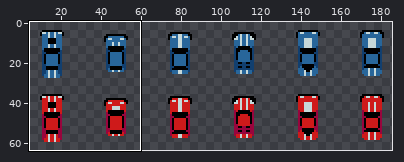
File history of a pixel-art file, Assets/Raw Assets/Cars.aseprite. The first picture is a wide view before the edit; the outline marks the close-up.
Close-up. Old version:
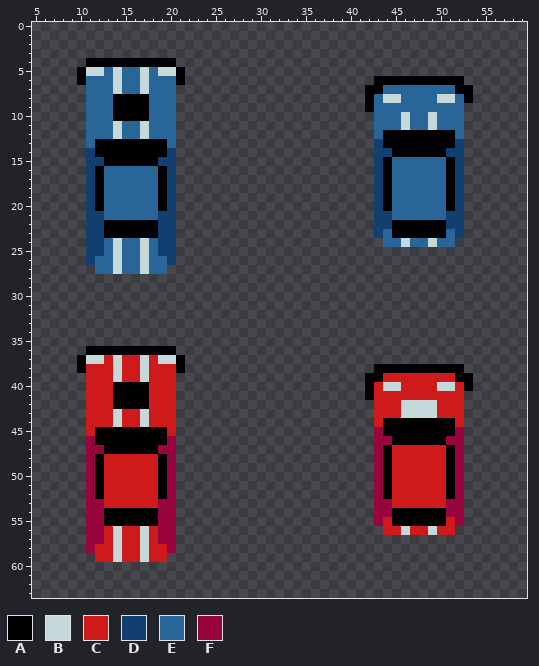
192x64 pixels, 1 frame. Shown: x 5..59, y 0..63. The wide view leaves out empty margins. The commit also changed other parts of the picture, which this record leaves out.
Palette (. is transparent): A #000000  B #c6d8d9  C #ce1a1a  D #113f6f  E #28669a  F #98053d
New version:
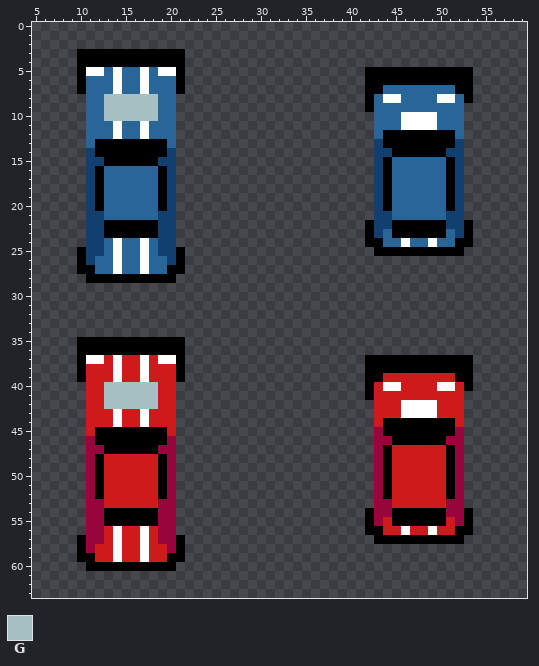
Colours new in this view: G #a6c1c4
The edit:
{"change": "layer \"Layer 3\" added"}
{"colour":"B","old":"#c6d8d9","new":"#ffffff"}
{"where": "layers \"Layer 2\", \"Layer 3\", \"Layer 1\""}
{"y":3,"x":10,"old":"............","new":"AAAAAAAAAAAA"}
{"y":4,"x":10,"old":".","new":"A"}
{"y":4,"x":21,"old":".","new":"A"}
{"y":5,"x":42,"old":"............","new":"AAAAAAAAAAAA"}
{"y":6,"x":42,"old":".","new":"A"}
{"y":6,"x":53,"old":".","new":"A"}
{"y":7,"x":10,"old":".","new":"A"}
{"y":7,"x":21,"old":".","new":"A"}
{"y":8,"x":13,"old":"EAAAAE","new":"GGGGGG"}
{"y":9,"x":13,"old":"EAAAAE","new":"GGGGGG"}
{"y":10,"x":13,"old":"EAAAAE","new":"GGGGGG"}
{"y":10,"x":47,"old":"EE","new":"BB"}
{"y":11,"x":47,"old":"EE","new":"BB"}
{"y":22,"x":42,"old":".","new":"A"}
{"y":22,"x":53,"old":".","new":"A"}
{"y":23,"x":42,"old":".","new":"A"}
{"y":23,"x":53,"old":".","new":"A"}
{"y":24,"x":42,"old":"..","new":"AA"}
{"y":24,"x":52,"old":"..","new":"AA"}
{"y":25,"x":10,"old":".","new":"A"}
{"y":25,"x":21,"old":".","new":"A"}
{"y":25,"x":43,"old":"..........","new":"AAAAAAAAAA"}
{"y":26,"x":10,"old":".","new":"A"}
{"y":26,"x":21,"old":".","new":"A"}
{"y":27,"x":10,"old":"..","new":"AA"}
{"y":27,"x":20,"old":"..","new":"AA"}
{"y":28,"x":11,"old":"..........","new":"AAAAAAAAAA"}
{"y":35,"x":10,"old":"............","new":"AAAAAAAAAAAA"}
{"y":36,"x":10,"old":".","new":"A"}
{"y":36,"x":21,"old":".","new":"A"}
{"y":37,"x":42,"old":"............","new":"AAAAAAAAAAAA"}
{"y":38,"x":42,"old":".","new":"A"}
{"y":38,"x":53,"old":".","new":"A"}
{"y":39,"x":10,"old":".","new":"A"}
{"y":39,"x":21,"old":".","new":"A"}
{"y":40,"x":13,"old":"CAAAAC","new":"GGGGGG"}
{"y":41,"x":13,"old":"CAAAAC","new":"GGGGGG"}
{"y":42,"x":13,"old":"CAAAAC","new":"GGGGGG"}
{"y":54,"x":42,"old":".","new":"A"}
{"y":54,"x":53,"old":".","new":"A"}
{"y":55,"x":42,"old":".","new":"A"}
{"y":55,"x":53,"old":".","new":"A"}
{"y":56,"x":42,"old":"..","new":"AA"}
{"y":56,"x":52,"old":"..","new":"AA"}
{"y":57,"x":10,"old":".","new":"A"}
{"y":57,"x":21,"old":".","new":"A"}
{"y":57,"x":43,"old":"..........","new":"AAAAAAAAAA"}
{"y":58,"x":10,"old":".","new":"A"}
{"y":58,"x":21,"old":".","new":"A"}
{"y":59,"x":10,"old":"..","new":"AA"}
{"y":59,"x":20,"old":"..","new":"AA"}
{"y":60,"x":11,"old":"..........","new":"AAAAAAAAAA"}
{"label":"changed","picture_box":[77,49,185,139]}
{"label":"changed","picture_box":[365,67,473,130]}
{"label":"changed","picture_box":[365,220,473,256]}
{"label":"changed","picture_box":[77,238,185,283]}
{"label":"changed","picture_box":[77,337,185,427]}
{"label":"changed","picture_box":[365,355,473,418]}
{"label":"changed","picture_box":[365,508,473,544]}
{"label":"changed","picture_box":[77,526,185,571]}
